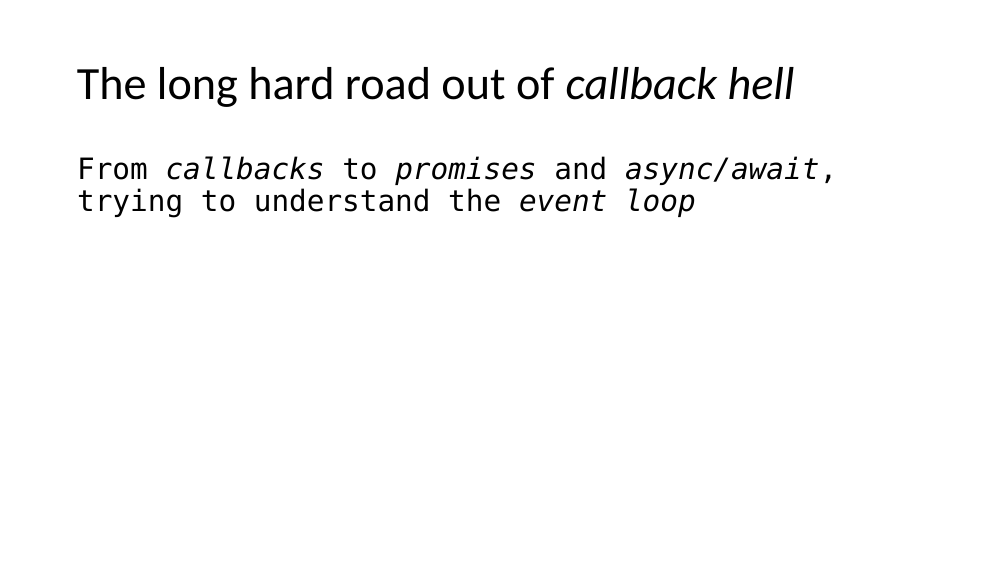
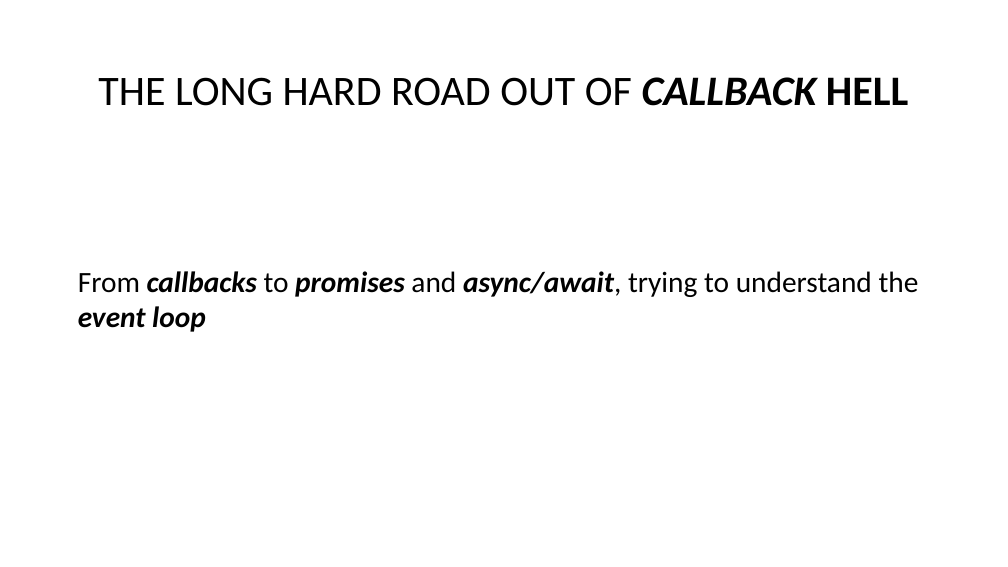
Before and after one commit to NickNaso/nodejs-tsw-2017, a slide deck: slide 30 of slides/nodejs-from-zero-to-hero.pptx (slide 31 before the commit). Drawn at 1008x567 pixels with LibreOffice and Linux fonts; fonts in the diff are those of the drawing. Boxes give left, top, right and bottom in pixels: in the first picture for what was removed or moved away, otherwise in the second. Text is boxed around its words. In the diff, an @@ line names an element or a change of style, - is before the commit and + after.

```diff
--- a/slides/nodejs-from-zero-to-hero.pptx
+++ b/slides/nodejs-from-zero-to-hero.pptx
@@ text "THE LONG HARD ROAD OUT ..." at box(98, 77, 908, 106): vertical alignment middle to top @@
@@ text at box(98, 77, 908, 106): text changed; size 44 to 40 pt @@
-The long hard road out of callback hell
+THE LONG HARD ROAD OUT OF CALLBACK HELL
@@ text "From callbacks to promises and ...": place and size @@
-text "From callbacks to promises and ..." at box(77, 156, 837, 217)
+text "From callbacks to promises and ..." at box(78, 271, 919, 332)
@@ text "From callbacks to promises and ..." at box(78, 271, 919, 332): font DejaVu Sans Mono to Calibri; bold on in "callbacks promises async/await, event loop"; line spacing 0.9 to 1; less space between paragraphs @@
```
Also in this commit, not shown: 11 other slides changed, 7 slides added, 8 slides removed, 1 other file.
